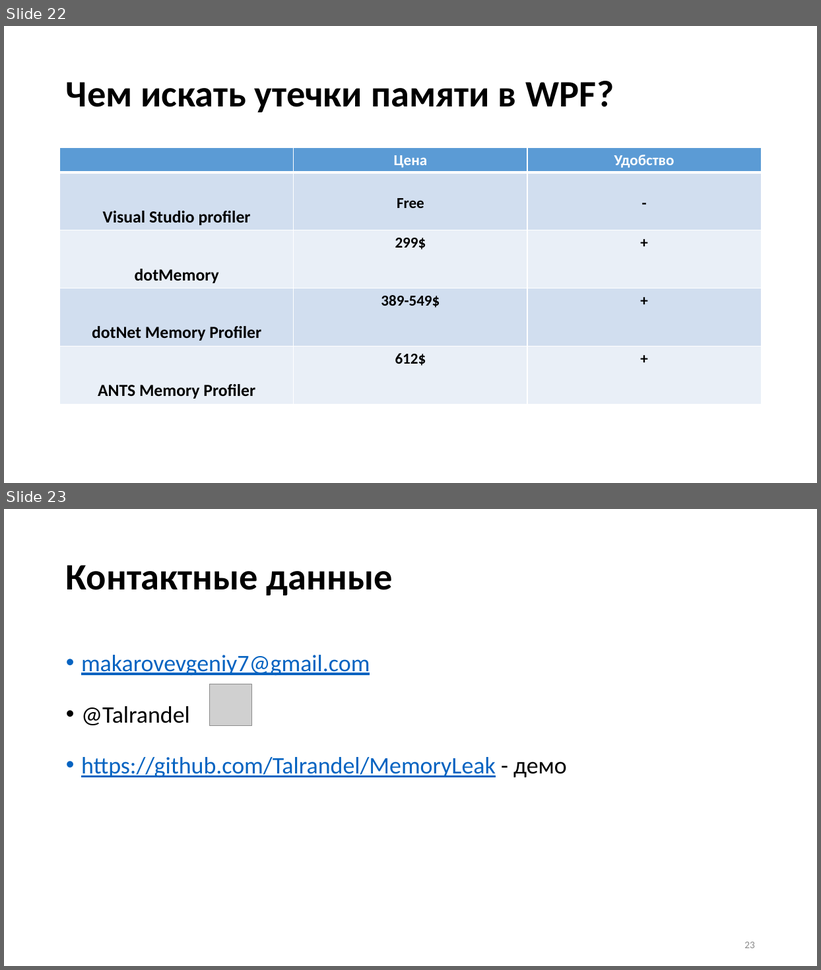
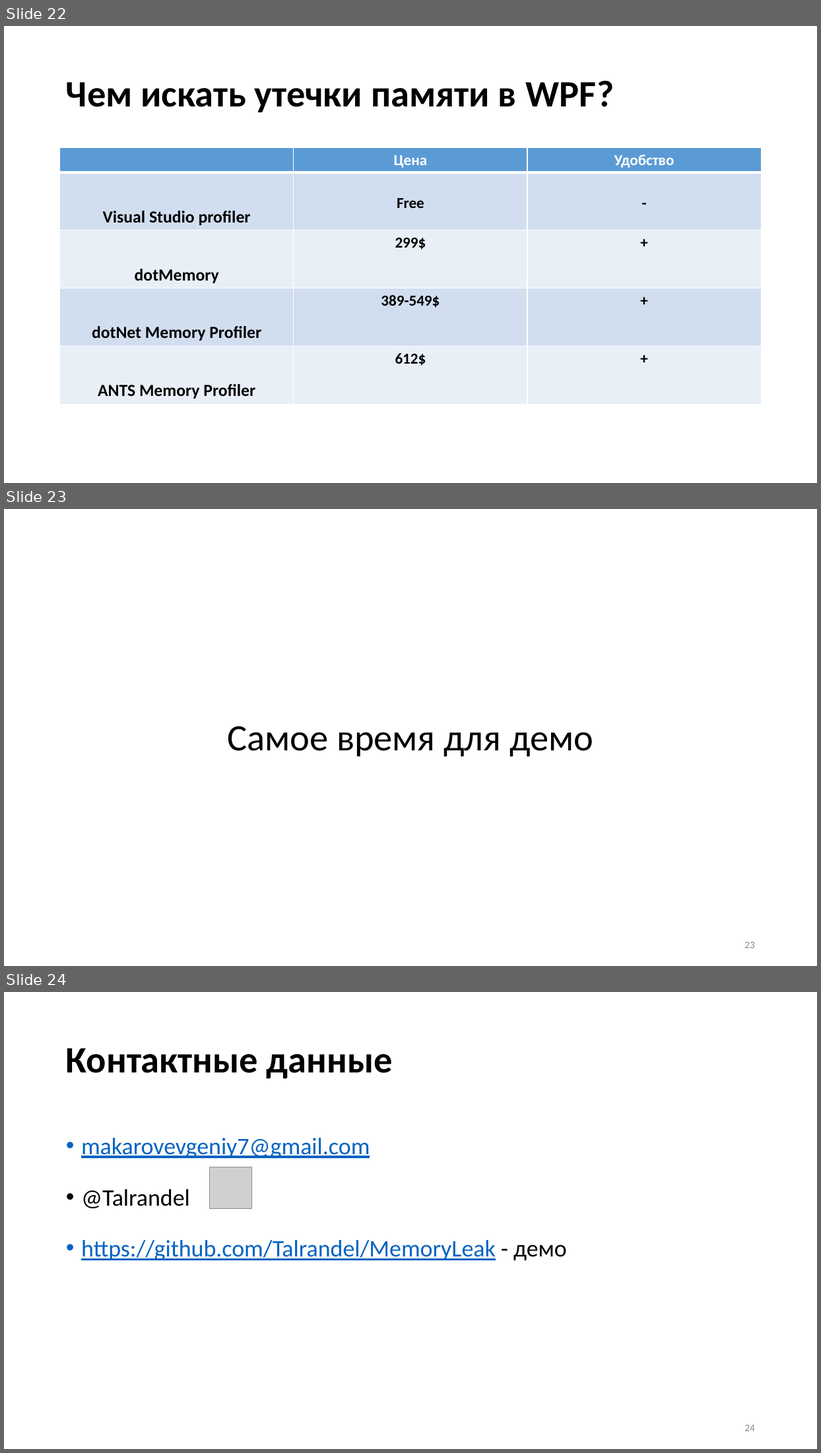
Before and after one commit to Talrandel/MemoryLeak, a slide deck: Утечки памяти.pptx. Shown one above the other, each under a label of ours: slides 22 and 23 before the commit, slides 22, 23 and 24 after it. The pictures are 821x970 and 821x1453 pixels, drawn with LibreOffice and Linux fonts; fonts in the diff are those of the drawing; grey boxes stand for pictures. Boxes give left, top, right and bottom in pixels: in the first picture for what was removed or moved away, otherwise in the second. Text is boxed around its words. In the diff, an @@ line names an element or a change of style, - is before the commit and + after.

```diff
--- a/Утечки памяти.pptx
+++ b/Утечки памяти.pptx
@@ slide 23 added at (x1=4, y1=509, x2=817, y2=966), background #FFFFFF @@
@@ title added at (x1=227, y1=726, x2=593, y2=757), 44 pt, text #000000 @@
+Самое время для демо
@@ page number added at (x1=745, y1=942, x2=755, y2=949), 12 pt, text #8C8C8C @@
+23
@@ what was slide 23 is now slide 24 @@
@@ page number at (x1=745, y1=1425, x2=755, y2=1432): text changed @@
-23
+24
```
Also in this commit, not shown: 2 slides changed.
